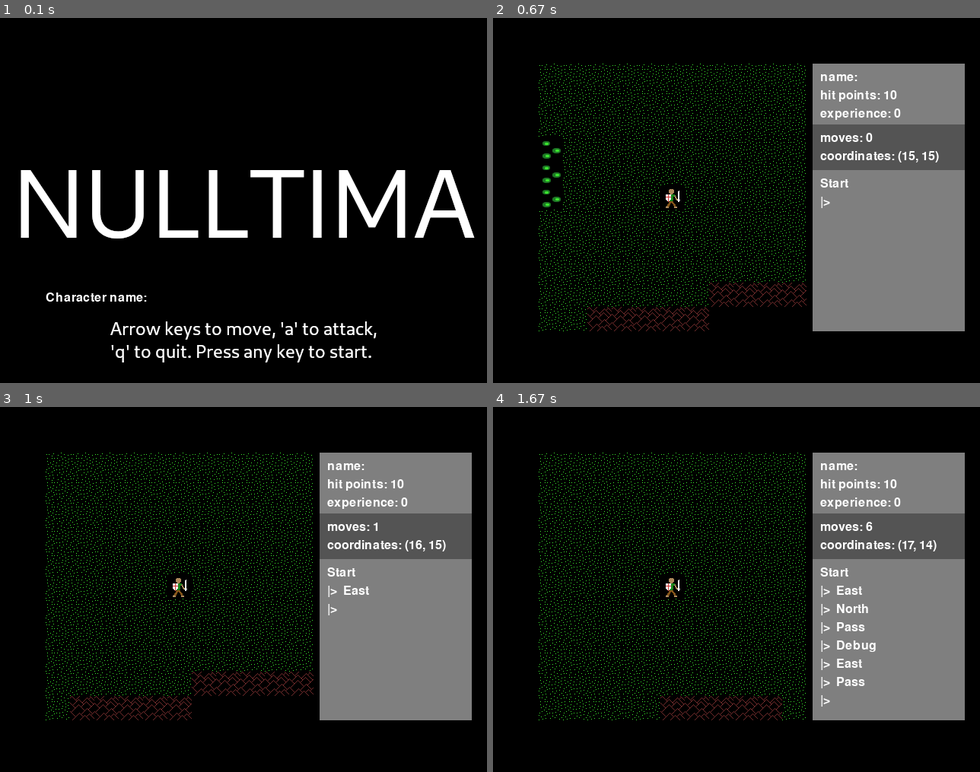
Above: before the commit, frames 1-4 (two rows, left to right).
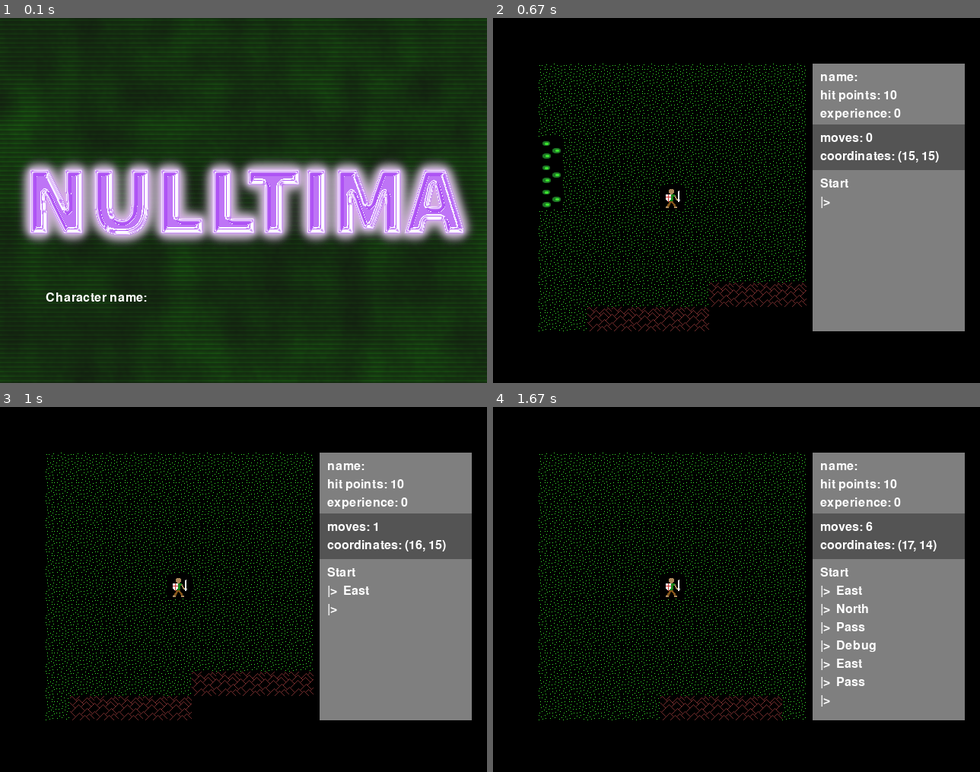
Above: after the commit, the same moments.

Repository: josh-reynolds/Python
Game: pygame game, started from pygame/nulltima/demo.py
Two runs of this game, one before a commit and one after it. Both use one fixed random seed, a clock stepped at 60 frames per second and the inputs below.
Inputs:
- Up to frame 1 (0.1 s): no input
- Up to frame 2 (0.67 s): tap Enter at 0.33 s
- Up to frame 3 (1 s): hold Right from 0.67 s (still down)
- Up to frame 4 (1.67 s): release Right at 1.13 s; hold Up 1.22-1.52 s; tap Space at 1.28, 1.62 s; hold Right from 1.55 s (still down); hold D from 1.55 s (still down)

The runs differ from the first frame. In frame 1, 99% of the frame differs, in the area x 0-100%, y 0-100%; in frame 2, nothing differs; in frame 3, nothing differs; in frame 4, nothing differs.

Commit message:
New title screen graphic

Diff:
--- a/pygame/nulltima/game.py
+++ b/pygame/nulltima/game.py
@@ -248,8 +248,6 @@
 
     def do_event(self, event):
         self.components[1].do_event(event)
-        #if event.type == KEYDOWN:
-            #Game.next_level()
 
 class EndScreen(Level):
     def __init__(self, **options):
Binary file changed: pygame/nulltima/images/title.png
Not shown, changed: pygame/nulltima/notes
